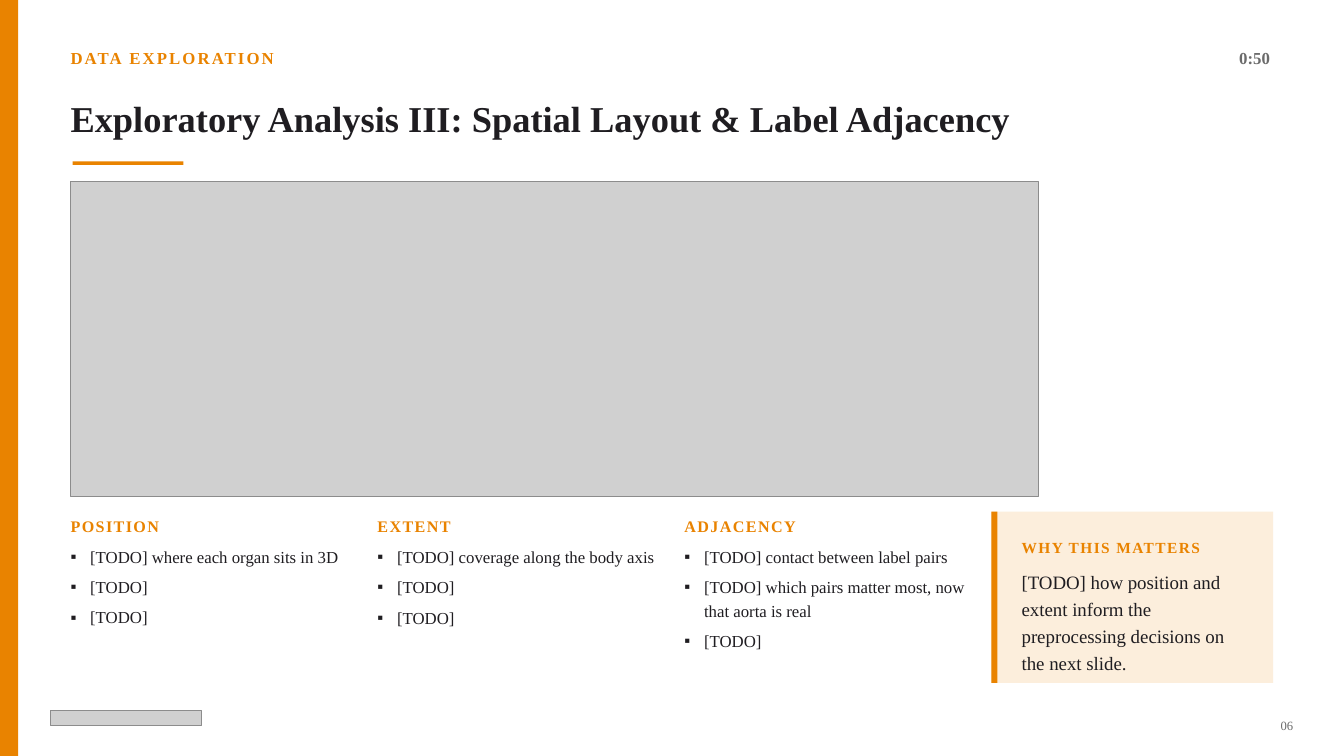
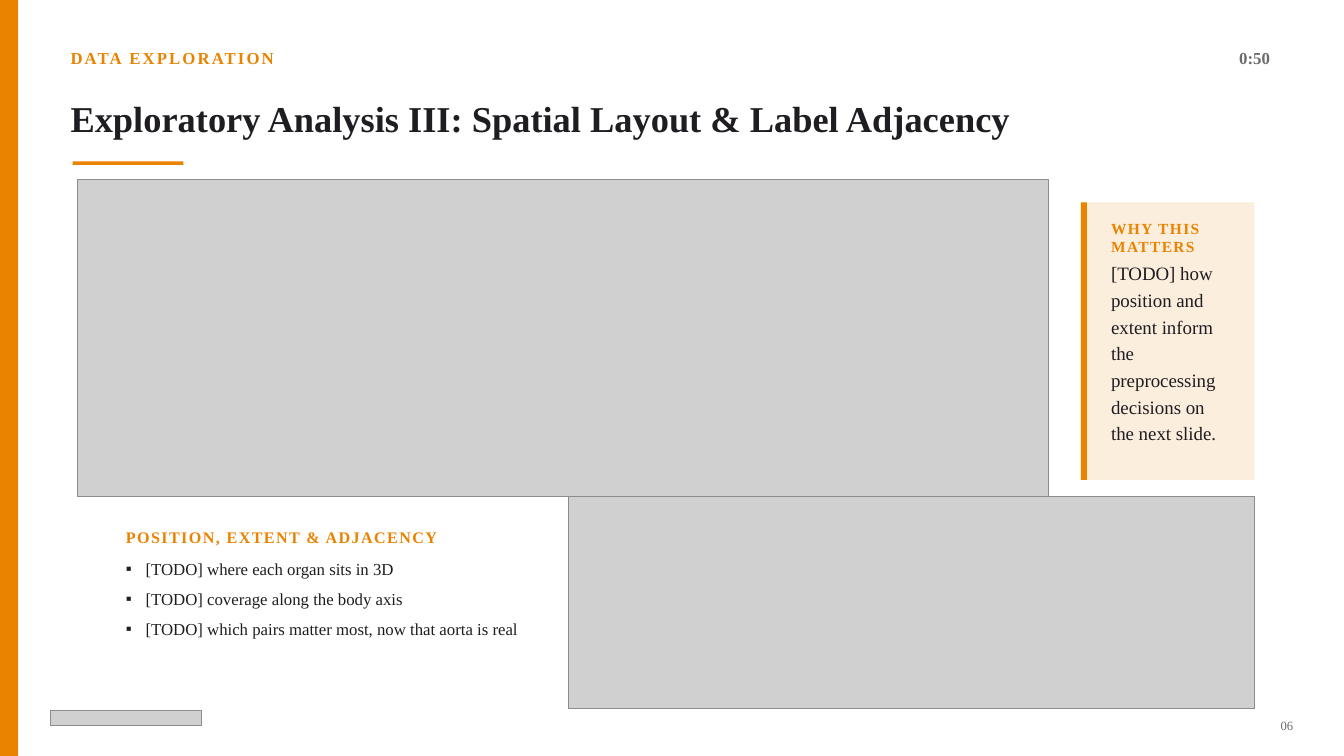
Before and after one commit to HKervadec/ai4mi_project, a slide deck: slide 7 of deck/midproject_outline.pptx. Drawn at 1344x756 pixels with LibreOffice and Linux fonts; fonts in the diff are those of the drawing; grey boxes stand for pictures. Boxes give left, top, right and bottom in pixels: in the first picture for what was removed or moved away, otherwise in the second. Text is boxed around its words. In the diff, an @@ line names an element or a change of style, - is before the commit and + after.

Commit message:
Deck: spatial slide with lean contact strip and skinnier text block

```diff
--- a/deck/midproject_outline.pptx
+++ b/deck/midproject_outline.pptx
@@ picture: place and size @@
-picture at bbox=[71, 181, 1038, 497]
+picture at bbox=[77, 179, 1049, 496]
@@ rectangle added at bbox=[1081, 203, 1254, 480], fill #FCEEDC @@
@@ rectangle added at bbox=[1081, 203, 1087, 480], fill #E98300 @@
@@ text "WHY THIS MATTERS" rewrapped from bbox=[1022, 543, 1199, 554] to bbox=[1111, 224, 1199, 252] @@
@@ text "[TODO] how position and extent ..." rewrapped from bbox=[1022, 576, 1224, 670] to bbox=[1111, 267, 1216, 441] @@
@@ picture added at bbox=[569, 496, 1255, 709] @@
@@ text removed at bbox=[71, 521, 159, 532] @@
-POSITION
@@ text at bbox=[126, 532, 437, 546]: text changed @@
-ADJACENCY
+POSITION, EXTENT & ADJACENCY
@@ text removed at bbox=[377, 521, 450, 532] @@
-EXTENT
@@ rectangle removed at bbox=[992, 512, 1273, 684] @@
@@ rectangle removed at bbox=[992, 512, 998, 684] @@
@@ text removed at bbox=[90, 551, 339, 626] @@
-▪ [TODO] where each organ sits in 3D
-▪ [TODO]
-▪ [TODO]
@@ text "[TODO] where each organ sits ...": place and size @@
-text "[TODO] where each organ sits ..." at bbox=[704, 551, 965, 650]
+text "[TODO] where each organ sits ..." at bbox=[146, 563, 518, 639]
@@ text at bbox=[146, 563, 403, 609]: text changed @@
-▪ [TODO] contact between label pairs
+▪ [TODO] where each organ sits in 3D
+▪ [TODO] coverage along the body axis
@@ text removed at bbox=[397, 551, 654, 627] @@
-▪ [TODO] coverage along the body axis
-▪ [TODO]
-▪ [TODO]
@@ text at bbox=[704, 635, 761, 650]: paragraph removed @@
-▪ [TODO]
```
